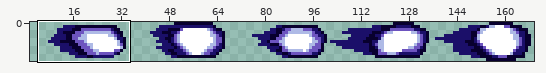
File history of a sprite sheet, Assets/fireball.png. The first picture is a wide view before the edit; the outline marks the close-up.
Close-up. Before:
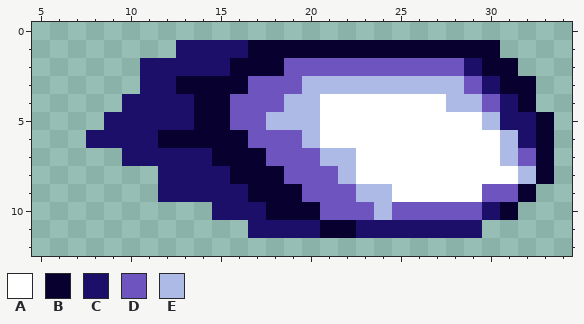
The file is 170x13 pixels. Shown: x 5..34, y 0..12. The wide view leaves out empty margins. The commit also changed other parts of the picture, which this record leaves out.
Palette (. is transparent): A #ffffff  B #08002e  C #1b0f69  D #6d54bf  E #aebae6
Pixels before, first column x 8:
 1 .....CCCCBBBBBBBBBBBBBB...
 2 ...CCCCCBBBDDDDDDDDDDCBB..
 3 ...CCBBBBDDDEEEEEEEEEDCBB.
 4 ..CCCCBBDDDEEAAAAAAAEEDCB.
 5 .CCCCCBBDDEEEAAAAAAAAAECCB
 6 CCCCBBBBBDDDEAAAAAAAAAAECB
 7 ..CCCCCBBBDDDEEAAAAAAAAEDB
 8 ....CCCCBBBDDDEAAAAAAAAAEB
 9 ....CCCCCBBBDDDEEAAAAADDB.
10 .......CCCBBBDDDEDDDDDCB..
11 .........CCCCBBCCCCCCC....
Once edited:
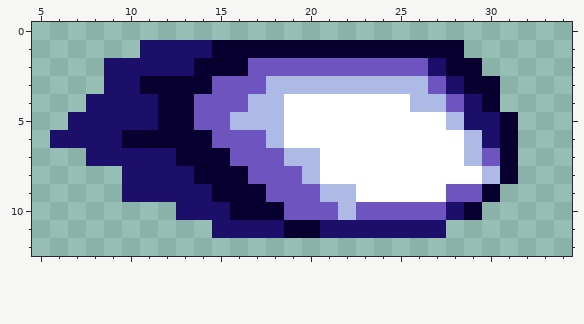
From old to new:
y 1: x 11..12 .. -> CC; x 15..16 CC -> BB; x 29..30 BB -> ..
y 2: x 9..10 .. -> CC; x 14..15 CC -> BB; x 17..18 BB -> DD; x 27..31 DDCBB -> CBB..
y 3: x 9..12 ..CC -> CCBB; x 15..16 BB -> DD; x 18..19 DD -> EE; x 27..32 EEDCBB -> DCBB..
y 4: x 8..9 .. -> CC; x 12..15 CCBB -> BBDD; x 17..20 DDEE -> EEAA; x 26..32 AAEEDCB -> EEDCB..
y 5: x 7..8 .. -> CC; x 12..17 CCBBDD -> BBDDEE; x 19..20 EE -> AA; x 28..33 AAECCB -> ECCB..
y 6: x 6..7 .. -> CC; x 10..11 CC -> BB; x 15..16 BB -> DD; x 18..20 DDE -> EAA; x 29..33 AAECB -> ECB..
y 7: x 8..9 .. -> CC; x 13..14 CC -> BB; x 16..17 BB -> DD; x 19..22 DDEE -> EEAA; x 29..33 AAEDB -> EDB..
y 8: x 10..11 .. -> CC; x 14..15 CC -> BB; x 17..18 BB -> DD; x 20..22 DDE -> EAA; x 30..33 AAEB -> EB..
y 9: x 10..11 .. -> CC; x 15..16 CC -> BB; x 18..19 BB -> DD; x 21..24 DDEE -> EEAA; x 28..32 AADDB -> DDB..
y 10: x 13..14 .. -> CC; x 16..17 CC -> BB; x 19..20 BB -> DD; x 22 D -> E; x 24 E -> D; x 28..31 DDCB -> CB..
y 11: x 15..16 .. -> CC; x 19..22 CCBB -> BBCC; x 28..29 CC -> ..
Boxes around the changes in both close-ups, in picture pixels (x1, y1, x2, y2):
changed: (50, 40, 554, 238)
